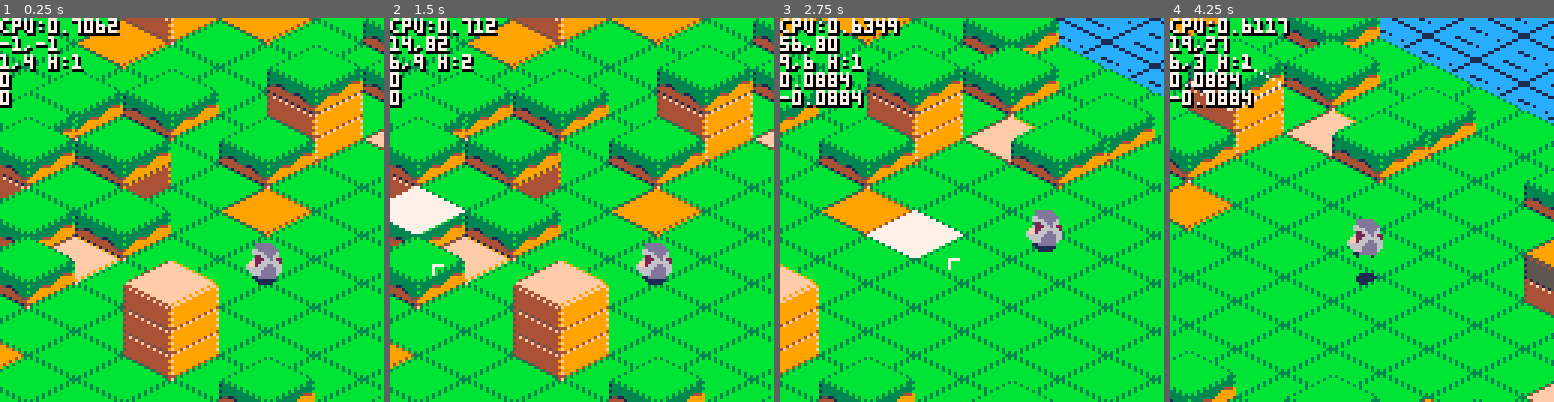
Above: before the commit, frames 1-4 (left to right).
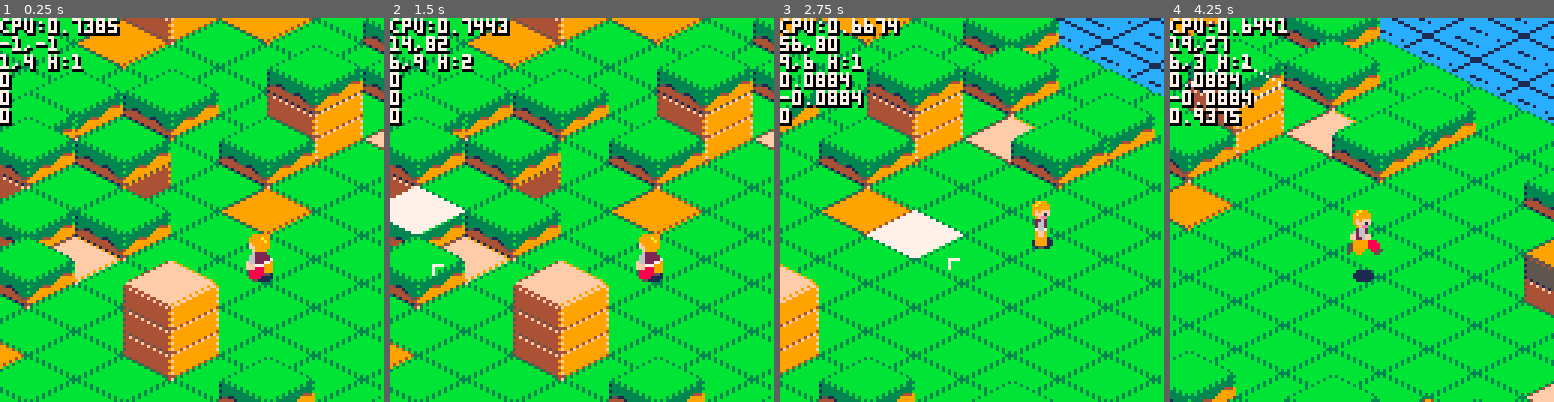
Above: after the commit, the same moments.

Repository: pvan/pico8
Game: PICO-8 cartridge island.p8
The game is run twice, just before and just after one commit, with the same random seed, the same clock (stepped at 60 frames per second) and the same inputs.
Inputs (mouse positions are in pixels of both pictures, inside the frame that each line leads up to):
- Up to frame 1 (0.25 s): no input
- Up to frame 2 (1.5 s): tap X (X key) at 0.33, 1.07 s; click (670, 121) at 0.67 s; tap O (Z key) at 0.7 s; click (436, 267) at 1.22 s
- Up to frame 3 (2.75 s): hold Right 1.6-2.1 s; tap O (Z key) at 1.7, 2.1, 2.5 s; click (887, 114) at 1.77 s; tap X (X key) at 1.85 s; hold Up 2.15-2.42 s; click (952, 259) at 2.32 s; hold Right from 2.47 s (still down)
- Up to frame 4 (4.25 s): click (1404, 106) at 2.87 s; tap O (Z key) every 0.4 s from 2.9 to 4.1 s; tap X (X key) at 2.97, 4.08 s; release Right at 3.03 s; hold Left 3.08-3.58 s; click (1465, 256) at 3.42 s; hold Down 3.63-3.97 s; click (1231, 102) at 3.97 s; hold Right from 4.02 s (still down)

The runs differ from the first frame. In frame 1, 1.1% of the frame differs, in the area x 0-74%, y 0-70%; in frame 2, 1.3%; in frame 3, 1.0%; in frame 4, 1.8%, in the area x 0-56%, y 0-70%.

Commit message:
island: rough-in player animation
shrinking shadow
jump sfx
second music layer

Diff:
--- a/island.p8
+++ b/island.p8
@@ -9,6 +9,7 @@
 
 
 function _init()
+ music(2)
  srand(0)
  init_mouse()
  init_tiles()
@@ -114,7 +115,7 @@
 
  print2("cpu:"..stat(1))
 
- spr(16,msx,msy)
+ spr(64,msx,msy)
  print2(msx..","..msy)
 
  local mts=tget(mix,miy)
@@ -164,6 +165,8 @@
 -- print2("gnd:"..tostr(isgrounded()))
 -- print2("jmp:"..tostr(jumping))
 -- print2("cnt:"..jumpcount)
+
+ print2(fly_height)
 
 end
 
@@ -394,7 +397,12 @@
  local countx=128/tw+1 //+1 to avoid calc'ing exact row counts
  local county=(128/th+1)*2 //*2 since we zig zag down the column
  county+=5 //need more extra y the taller our terrain gets (add max height tiles can be should work)
+
+ --rx,ry is tile coords of
+ --the first tile in the
+ --current row
  local rx,ry=tlx-1,tly //start one tile to the tl
+
  for y=0,county do
 	 for x=0,countx do
 
@@ -430,12 +438,13 @@
     mts=ts --just for print debugging
    end
 
-   --player
-   if tx==ptx and ty==pty then
-    draw_player(tx,ty)
+	  --player
+   if p_draw_point_in(tx,ty) then
+    draw_player()
    end
 
-  end
+	 end --end row
+
   --zig zag down left column
   --which dir we start going
   --depends on if our tl tile
@@ -444,15 +453,12 @@
   --lets just iterate 1 extra row/col
   if y%2==1 then ry+=1
   else rx+=1 end
- end
-
+
+ end --end all rows
 
  --selection icon (bg)
 	local ts=tget(mix,miy)
  spr(100,selx,sely-#ts*8,4,2)
---  pal(7,14)
--- 	spr(100,selx,sely-t*8,4,2)
---  pal()
 
 
 end
@@ -533,8 +539,10 @@
 -- return {truepx-sz,truepy-sz,
 --         truepx+sz,truepy+sz}
 --end
+
+
 function pcol2()
- sz=3/16
+ sz=4/16 --basically has to be wider than our sprite
  return {truepx-sz,truepy-sz,
          2*sz,2*sz}
 end
@@ -593,25 +601,34 @@
  local speed=2
  if (btn(🅾️)) speed=1
 
- if btnp(❎) and not jumping then
+ if btn(❎)
+ and not jumping
+ and releasedjump then
   isgrounded()
   jumping=true
   jumpcount=0
   releasedjump=false
- end
- jvel=-8/16
+  sfx(0)
+ end
+
+ grav=-5/16
+ jumpup=-grav
+ minframes=ceil(1/jumpup)
+ maxframes=ceil(2/jumpup)
+
+ jvel=grav
  if jumping then
-  if jumpcount<4 then
-	  jvel=6/16
+  if jumpcount<minframes then
+	  jvel=jumpup
 	  jumpcount+=1
-  elseif jumpcount<6 then
+  elseif jumpcount<maxframes then
    if btn(❎) and not releasedjump then
- 	  jvel=6/16
+ 	  jvel=jumpup
  	  jumpcount+=1
    end
   end
  end
- if jumping and not btn(❎) then
+ if not btn(❎) then
   releasedjump=true
  end
  jpos+=jvel
@@ -768,6 +785,36 @@
 	if (allowx) truepx+=xstep
 	if (allowy) truepy+=ystep
 
+
+	pwalking=false
+	if (btn(⬆️)) pwalking=true
+	if (btn(⬇️)) pwalking=true
+	if (btn(⬅️)) pflip=false pwalking=true
+	if (btn(➡️)) pflip=true pwalking=true
+
+ if btn(⬆️) then
+  pdir=0
+  if (btn(⬅️)) pdir=1
+  if (btn(➡️)) pdir=7
+	end
+ if btn(⬅️) then
+  if not btn(⬆️)
+  and not btn(⬇️) then
+   pdir=2
+  end
+	end
+ if btn(⬇️) then
+  pdir=4
+  if (btn(⬅️)) pdir=3
+  if (btn(➡️)) pdir=5
+	end
+ if btn(➡️) then
+  if not btn(⬆️)
+  and not btn(⬇️) then
+   pdir=6
+  end
+	end
+
 end
 
 
@@ -783,24 +830,63 @@
  return pwx,pwy-#ts*hth
 end
 
-function draw_player(tx,ty)
+
+--use to check when to render
+--player so terrain etc
+--doesn't over draw our sprite
+function p_draw_point_in(tx,ty)
+ --this point should be
+ --basically bottom right
+ --of sprite?
+
+ local tempcol = pcol2()
+
+ --basically right most collision point
+ --(rightmost in screen coords)
+ local drawx,drawy=tempcol[1],tempcol[1]+tempcol[3]
+
+ --fake it a little
+ drawx-=1/16
+ drawy+=1/16
+
+ local drawx,drawy=truepx,truepy
+-- drawx+=2/16
+-- drawy+=1/16
+
+ local ptx,pty=flr(drawx),flr(drawy)
+
+ return tx==ptx and ty==pty
+
+end
+
+function draw_player()
+
 
  --p center
  local pwx,pwy=isofloat2world(truepx,truepy)
- --pset(pwx,pwy,0)
+-- pset(pwx,pwy,0)
 
  --for shadow, use p center
  local ts=tget(flr(truepx),flr(truepy))
+
+ fly_height=
+  jpos-#ts
+  --pbodyworldpos()-shadow_pos()
+ shadspr=65
+ if fly_height>=1 then
+  shadspr=66
+ end
 
  --keeping the px,py point
  --near the bottom so we don't
  --overdraw the player with the next tile
- local ofx,ofy=3,3
- spr(32,pwx-ofx,pwy-ofy-#ts*hth,1,1)
-
-
--- --try a second shadow on ground pos
--- planding_height()
+ local ofx,ofy=4,4--3,3
+ spr(shadspr,pwx-ofx,pwy-ofy-#ts*hth,1,1)
+
+
+---- --try a second shadow on ground pos
+-- againx,againy=pwx,pwy-planding_height()*8
+-- spr(65,againx-ofx,againy-ofy,1,1)
 
 
  --for body, draw at j height
@@ -808,152 +894,176 @@
 
  ofx+=5  --offset from shadow
  ofy+=12 --to body
- spr(1,pwx-ofx,pwy-ofy,2,2)
-
-
-end
-…(145 lines of a section not shown)…
+ panims={0,2,4,2}
+ if jumping then
+  panim=1
+ else
+	 if pwalking then
+		 if (panim==nil) panim=1
+		 panim+=0.3
+		 if (panim>#panims+1) panim=1
+		else
+		 panim=2
+	 end
+ end
+ fac=0
+ if (pdir==0) fac=72
+ if (pdir==1) fac=0
+ if (pdir==2) fac=6
+ if (pdir==3) fac=32
+ if (pdir==4) fac=38
+ if (pdir==5) fac=32
+ if (pdir==6) fac=6
+ if (pdir==7) fac=0
+ mir=false
+ if (pflip) mir=true
+ spr(panims[flr(panim)]+fac,pwx-ofx,pwy-ofy,2,2,mir)
+-- spr(5,pwx-ofx,pwy-ofy-4,2,2)
+
+
+end
+…(145 lines of a section not shown)…
Not shown, changed: 87 lines of the sprite sheet (__gfx__) section of island.p8
Not shown, changed: the music (__music__) section of island.p8
Not shown, changed: the sound effects (__sfx__) section of island.p8
